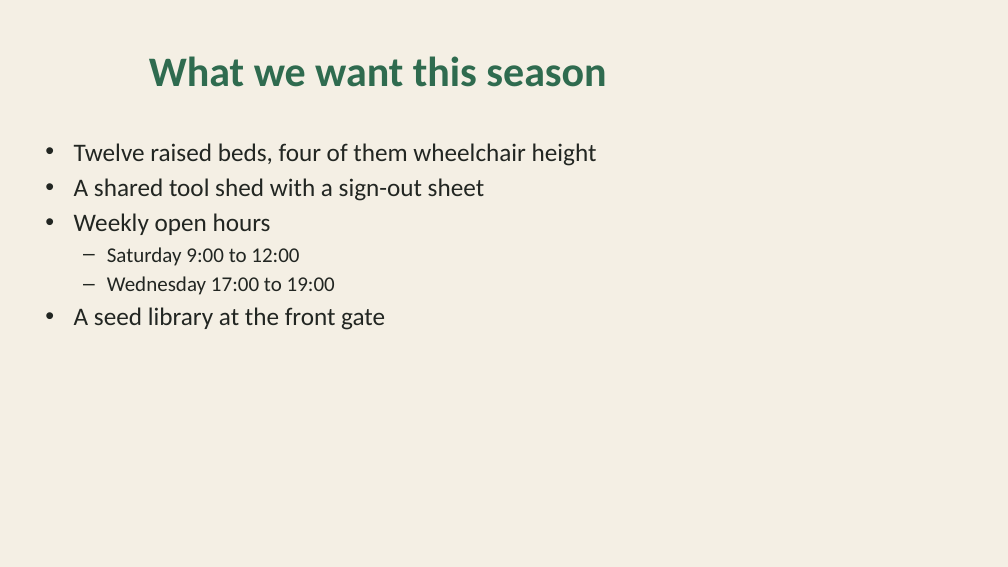
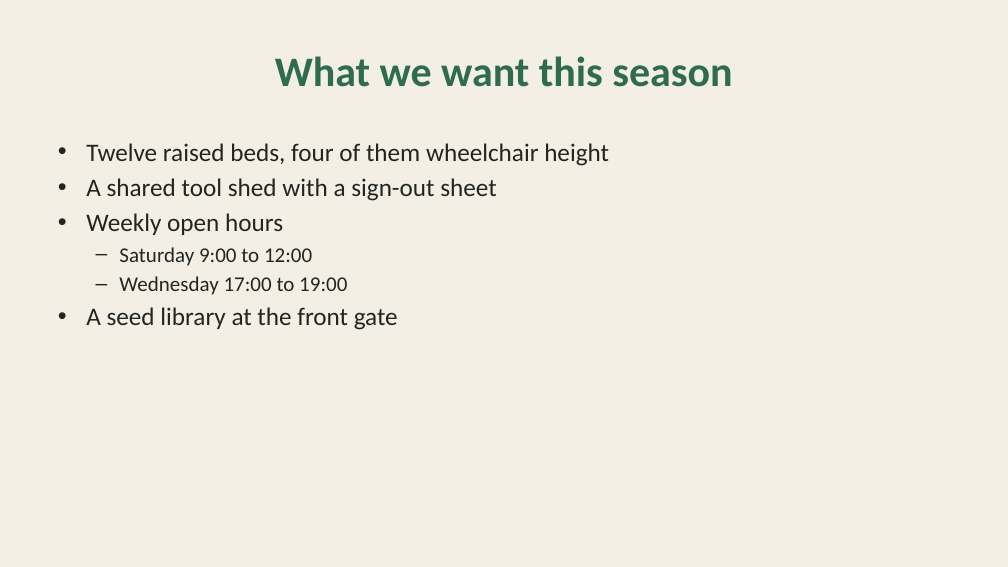
Before and after one commit to abooodbah/leanslides, a slide deck: slide 2 of docs/images/screenshot-source/community-garden-plan.pptx. Drawn at 1008x567 pixels with LibreOffice and Linux fonts; fonts in the diff are those of the drawing. Boxes give left, top, right and bottom in pixels: in the first picture for what was removed or moved away, otherwise in the second. Text is boxed around its words. In the diff, an @@ line names an element or a change of style, - is before the commit and + after.

Commit message:
Centre the demo deck's placeholders on the 16:9 slide and close the app normally after a capture
The default python-pptx template is 4:3, so its title and body sat left of centre once the slide was widened. Forcing LeanSlides closed left its WebView2 processes on the profile folder, and the next start could not create its reader.

```diff
--- a/docs/images/screenshot-source/community-garden-plan.pptx
+++ b/docs/images/screenshot-source/community-garden-plan.pptx
@@ title "What we want this season": place and size @@
-title "What we want this season" at box(149, 56, 606, 87)
+title "What we want this season" at box(275, 56, 732, 87)
@@ text "Twelve raised beds, four of ...": place and size @@
-text "Twelve raised beds, four of ..." at box(74, 143, 597, 330)
+text "Twelve raised beds, four of ..." at box(86, 143, 609, 330)
```
Also in this commit, not shown: 4 other slides changed, 4 other files.
